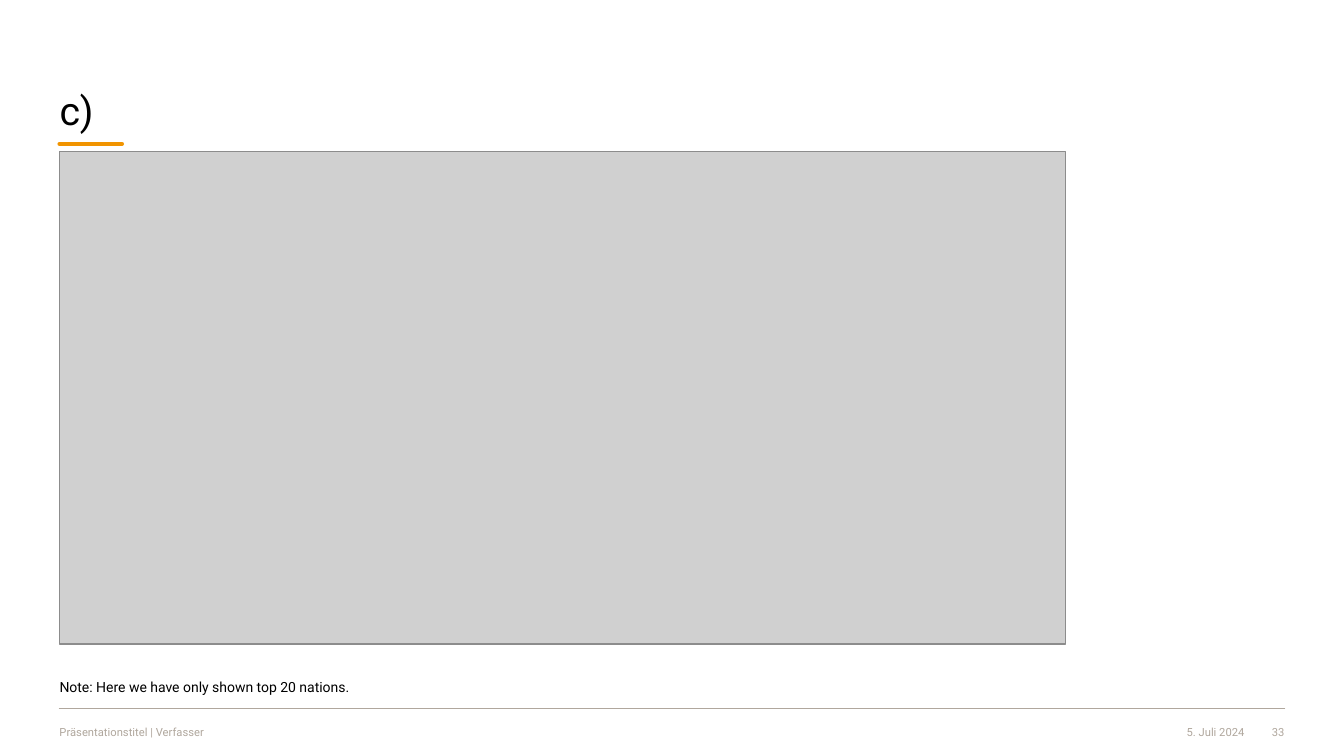
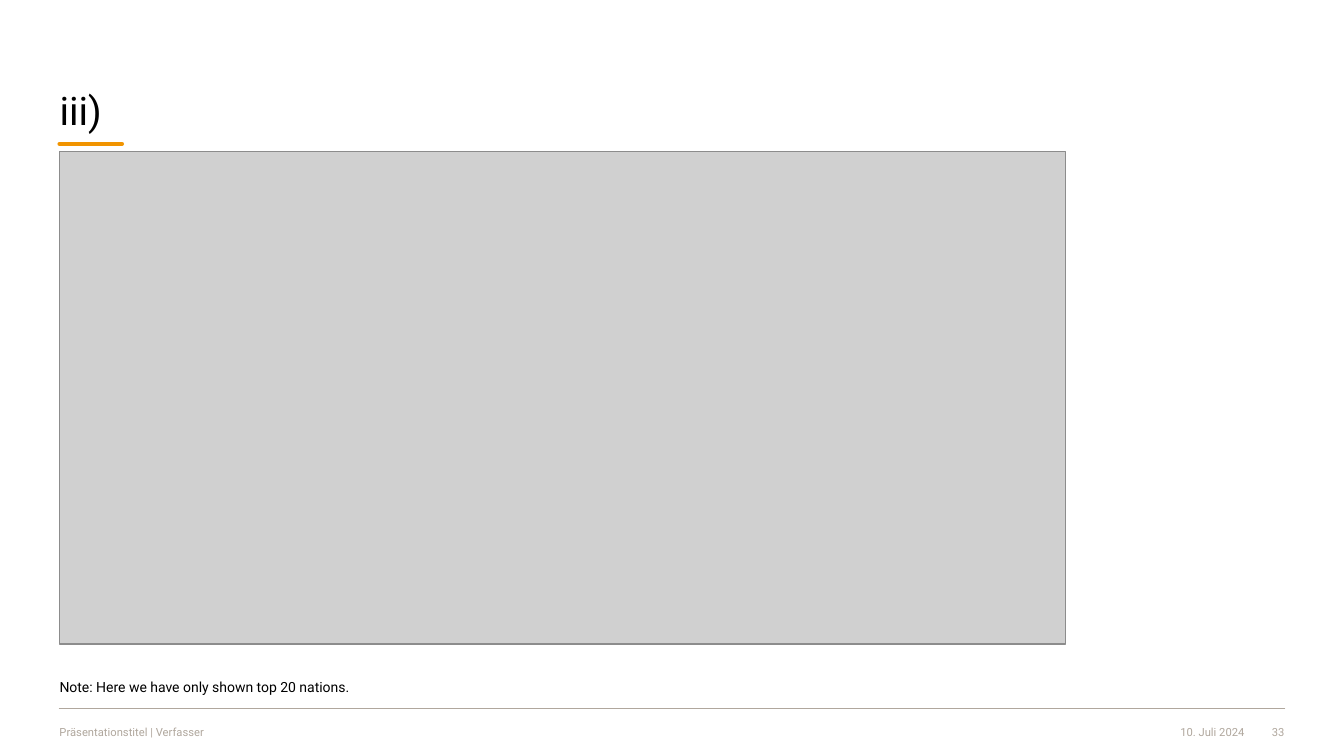
Before and after one commit to kashif003/Working_projects, a slide deck: slide 33 of programming starter/prs/programming starter.pptx. Drawn at 1344x756 pixels with LibreOffice and Linux fonts; fonts in the diff are those of the drawing; grey boxes stand for pictures; background and template pictures are left out. Boxes give left, top, right and bottom in pixels: in the first picture for what was removed or moved away, otherwise in the second. Text is boxed around its words. In the diff, an @@ line names an element or a change of style, - is before the commit and + after.

```diff
--- a/programming starter/prs/programming starter.pptx
+++ b/programming starter/prs/programming starter.pptx
@@ text at <box>60,93,102,134</box>: text changed @@
-c)
+iii)
@@ text at <box>1180,728,1244,736</box>: text changed @@
-5. Juli 2024
+10. Juli 2024
```
Also in this commit, not shown: 33 other slides changed, 1 other file.
